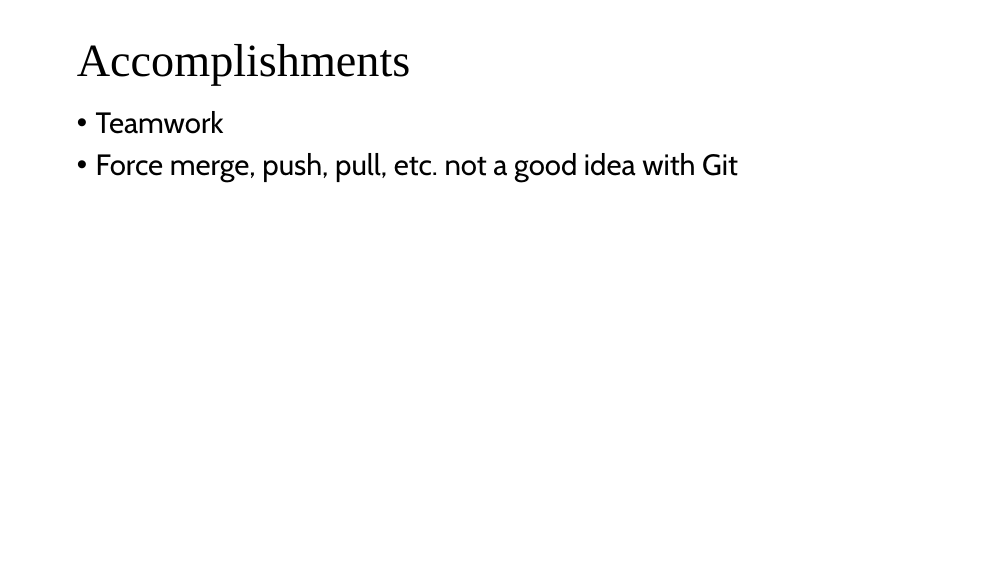
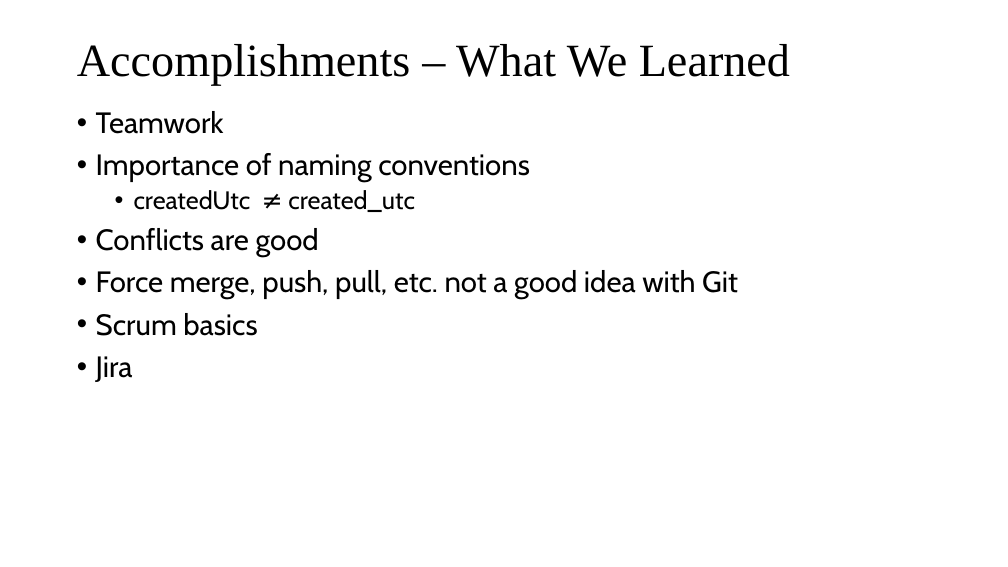
Before and after one commit to ElevenFiftyApprentices/ShoppingList_Java4, a slide deck: slide 3 of PPT for shoppingList.pptx. Drawn at 1008x567 pixels with LibreOffice and Linux fonts; fonts in the diff are those of the drawing; background and template pictures are left out. Boxes give left, top, right and bottom in pixels: in the first picture for what was removed or moved away, otherwise in the second. Text is boxed around its words. In the diff, an @@ line names an element or a change of style, - is before the commit and + after.

Commit message:
final ppt

```diff
--- a/PPT for shoppingList.pptx
+++ b/PPT for shoppingList.pptx
@@ title at box(77, 44, 790, 85): text changed @@
-Accomplishments
+Accomplishments – What We Learned
@@ text at box(96, 153, 530, 257): paragraphs added @@
+• Importance of naming conventions
+  • createdUtc ≠ created_utc
+• Conflicts are good
@@ text at box(96, 313, 257, 382): paragraphs added @@
+• Scrum basics
+• Jira
```
